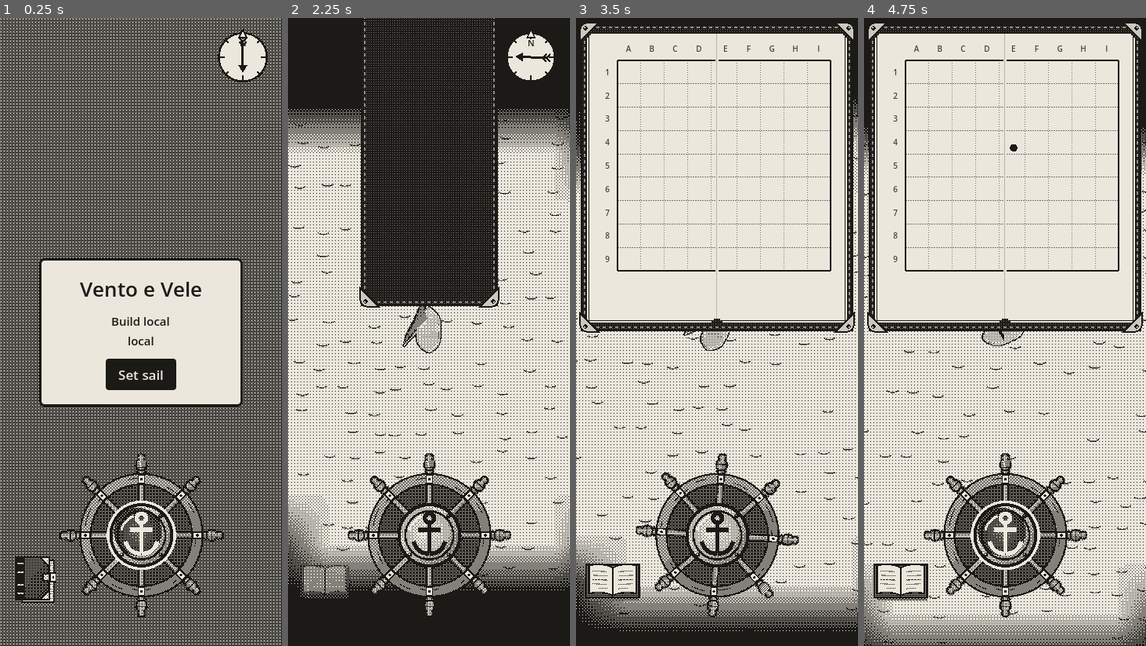
Above: before the commit, frames 1-4 (left to right).
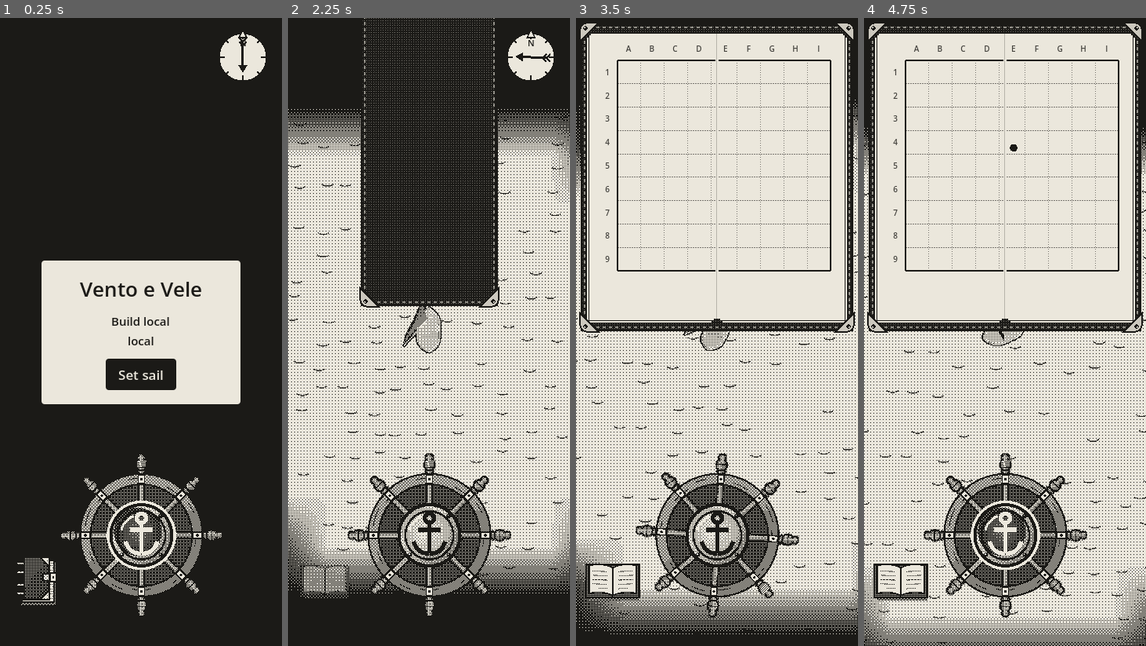
Above: after the commit, the same moments.

Repository: EnricoLabarile/Sail
Game: Godot game, scene res://Assets/Scenes/Overworld.tscn
The game is run twice, just before and just after one commit, with the same random seed, the same clock (stepped at 60 frames per second) and the same inputs.
Inputs (mouse positions are in pixels of both pictures, inside the frame that each line leads up to):
- Up to frame 1 (0.25 s): no input
- Up to frame 2 (2.25 s): click "Set sail" at 0.5 s; tap Enter (ui_accept) at 1.25 s; drag from (429, 526) to (457, 193) at 1.27 s; drag from (324, 583) to (414, 457) at 2.02 s
- Up to frame 3 (3.5 s): move the mouse to (745, 193) at 2.77 s; hold Right (ui_right) from 2.78 s (still down)
- Up to frame 4 (4.75 s): release Right (ui_right) at 3.5 s; drag from (990, 457) to (920, 237) at 3.52 s; move the mouse to (1089, 426) at 4.27 s; hold Left (ui_left) from 4.28 s (still down); tap Enter (ui_accept) at 4.52 s

The runs differ from the first frame. In frame 1, 23% of the frame differs, in the area x 0-100%, y 0-100%; in frame 2, 0.5%; in frame 3, 0.4%; in frame 4, 0.3%.

Commit message:
Fog of war as a screen effect: covers the sea and any 3D object
Co-Authored-By: Claude Opus 5.5 <noreply@anthropic.com>
Claude-Session: https://claude.ai/code/session_0154zeqDuhZHz7ZXLE21BuMs

Diff:
--- /dev/null
+++ b/Assets/Landscape/world/fog.gdshader
@@ -0,0 +1,44 @@
+// THE FOG OF WAR, as a screen effect (like a post-process material in Unreal): a rectangle stretched over
+// the whole screen, drawn after everything in the world, that paints black over what the boat hasn't
+// seen yet. It covers the sea and any 3D object alike (coasts, islands…).
+// sea.gd makes the rectangle when the game starts and hands it the Fog autoload's picture (fog.gd).
+//
+// For each pixel it works out which point of the sea it shows: it follows the camera's line of sight
+// through that pixel down to the water (height 0) and reads the fog picture there. A tall object is
+// fogged as the patch of water just behind it, a small shift that the soft fog edge hides.
+shader_type spatial;
+// unshaded: no light; depth_test_disabled: drawn over everything; depth_draw_never: changes no depth.
+render_mode unshaded, depth_test_disabled, depth_draw_never, cull_disabled;
+
+// The fog picture (one pixel a cell, white = not seen yet), stretched smoothly over the 504 m map.
+uniform sampler2D fog_tex : filter_linear, hint_default_black;
+uniform float world_size = 504.0;   // metres the picture covers, a side (as Fog.WORLD_SIZE)
+uniform vec4 fog_color : source_color = vec4(0.0, 0.0, 0.0, 1.0);   // black: ink once dithered
+
+void vertex() {
+	// Stretch the rectangle (a 1 x 1 QuadMesh, corners at -0.5 and 0.5) over the whole screen.
+	POSITION = vec4(VERTEX.xy * 2.0, 0.5, 1.0);
+}
+
+// A point of the screen at a given depth, back in the world (in metres).
+vec3 screen_to_world(vec2 ndc, float z, mat4 inv_projection, mat4 inv_view) {
+	vec4 view = inv_projection * vec4(ndc, z, 1.0);
+	view.xyz /= view.w;
+	return (inv_view * vec4(view.xyz, 1.0)).xyz;
+}
+
+void fragment() {
+	// 1. This pixel as a line of sight: two points on it, one nearer and one farther from the camera.
+	vec2 ndc = SCREEN_UV * 2.0 - 1.0;
+	vec3 a = screen_to_world(ndc, 0.0, INV_PROJECTION_MATRIX, INV_VIEW_MATRIX);
+	vec3 b = screen_to_world(ndc, 1.0, INV_PROJECTION_MATRIX, INV_VIEW_MATRIX);
+	// 2. Where that line meets the water (height 0): how far along from a to b the height drops to 0.
+	float along = a.y / (a.y - b.y);
+	vec3 water = mix(a, b, along);
+	// 3. That point on the fog picture: the map's middle (home, 0, 0) is the picture's middle.
+	vec2 uv = water.xz / world_size + 0.5;
+	float fog = texture(fog_tex, uv).r;    // 1 = in fog, 0 = seen
+	// 4. Paint the fog colour, as strong as the fog there (soft at its edge).
+	ALBEDO = fog_color.rgb;
+	ALPHA = fog;
+}
--- a/Assets/Landscape/world/sea.gd
+++ b/Assets/Landscape/world/sea.gd
@@ -1,7 +1,18 @@
 extends MeshInstance3D
-## THE SEA: hands the fog of war's picture (the Fog autoload, fog.gd) to the sea's shader.
-## The shader then paints black where the boat hasn't been yet.
+## THE SEA: when the game starts, it puts the fog of war on screen.
+##
+## The fog is a screen effect (Assets/Landscape/world/fog.gdshader): a rectangle that the shader stretches
+## over the whole screen, painting black where the boat hasn't been yet, over the sea and any 3D object.
+## It's made here in code (and not as a node in the scene) so it doesn't cover the editor's view.
 
 func _ready() -> void:
-	var material: ShaderMaterial = mesh.material
-	material.set_shader_parameter("fog_tex", Fog.texture)
+	var fog := ShaderMaterial.new()
+	fog.shader = load("res://Assets/Landscape/world/fog.gdshader")
+	fog.set_shader_parameter("fog_tex", Fog.texture)   # the picture of what's been seen (fog.gd)
+	fog.render_priority = 2      # drawn after the sea (0) and the boat's outline (1): over everything
+	var quad := QuadMesh.new()
+	quad.material = fog
+	var screen := MeshInstance3D.new()
+	screen.mesh = quad
+	screen.extra_cull_margin = 16384.0   # never skipped as "out of view" (the shader moves it)
+	add_child(screen)
--- a/Assets/Landscape/world/sea.gdshader
+++ b/Assets/Landscape/world/sea.gdshader
@@ -1,9 +1,8 @@
 // THE SEA: the big flat plane under everything (Sea, in sea.tscn), 504 x 504 metres, fixed in place with
-// home in the middle. The coasts are separate 3D meshes on top of it. It does three things:
+// home in the middle. The coasts are separate 3D meshes on top of it. It does two things:
 //   1. it paints the sea one flat grey (sea_color), with short dark wavelets that stay fixed in the
 //      world, so you can see the boat moving;
-//   2. it covers in black what the boat hasn't seen yet (the fog of war, fog.gd);
-//   3. it never covers the boat: it skips every pixel the boat's mask has marked (a stencil, see
+//   2. it never covers the boat: it skips every pixel the boat's mask has marked (a stencil, see
 //      Assets/Boat/boat_mask.gdshader), so the water doesn't cut through her when she heels.
 // Unshaded: no light on it, the greys are shown as they are; the dither turns them into paper and ink.
 shader_type spatial;
@@ -15,11 +14,7 @@
 uniform vec4 wavelet : source_color = vec4(0.25, 0.25, 0.24, 1.0);
 uniform float cell = 2.2;       // metres between wavelets
 uniform float dash_len = 0.22;  // a wavelet's half length, in cells
-// The fog of war (set by sea.gd from the Fog autoload): one pixel a cell, white = not seen yet.
-// filter_linear stretches it smoothly, so the fog's edge is soft, not blocky.
-// hint_default_black: when no picture is given, it counts as all black = no fog. That's the editor:
-// the Fog autoload and sea.gd only run in the game, so in the editor you see the whole map.
-uniform sampler2D fog_tex : filter_linear, hint_default_black;
+// (The fog of war is a screen effect of its own: fog.gdshader, put on screen by sea.gd.)
 
 // world_pos: where on the sea this pixel is, in metres. vertex() works it out, fragment() reads it.
 varying vec3 world_pos;
@@ -40,12 +35,7 @@
 	float on = step(abs(f.y + bend), 0.03) * step(abs(f.x), dash_len);
 	float blink = step(0.35, 0.5 + 0.5 * sin(TIME * 0.7 + hash(id + 3.1) * 6.28));   // each fades in and out
 
-	vec3 col = mix(sea_color.rgb, wavelet.rgb, on * blink);
-
-	// The fog of war: where the boat hasn't been, solid black (ink once dithered), as in the prototype.
-	// UV is this pixel's place on the plane, (0, 0) at one corner and (1, 1) at the other.
-	float fog = texture(fog_tex, UV).r;                 // 1 = in fog, 0 = seen
-	ALBEDO = mix(col, vec3(0.0), fog);
+	ALBEDO = mix(sea_color.rgb, wavelet.rgb, on * blink);
 	// Fully solid, but writing ALPHA puts the sea among the see-through things, which Godot draws AFTER
 	// the solid ones: so the boat (and its mask) is already drawn when the sea comes, and the stencil works.
 	ALPHA = 1.0;
Not shown, added: Assets/Landscape/world/fog.gdshader.uid
Not shown, changed: CLAUDE.md
